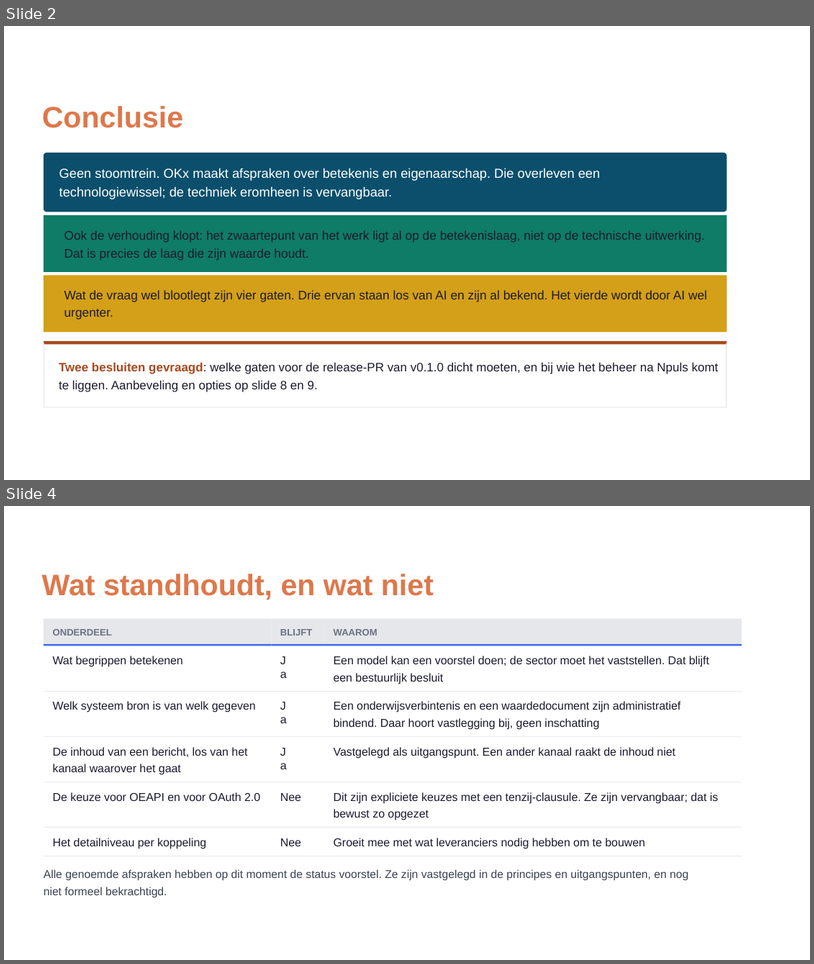
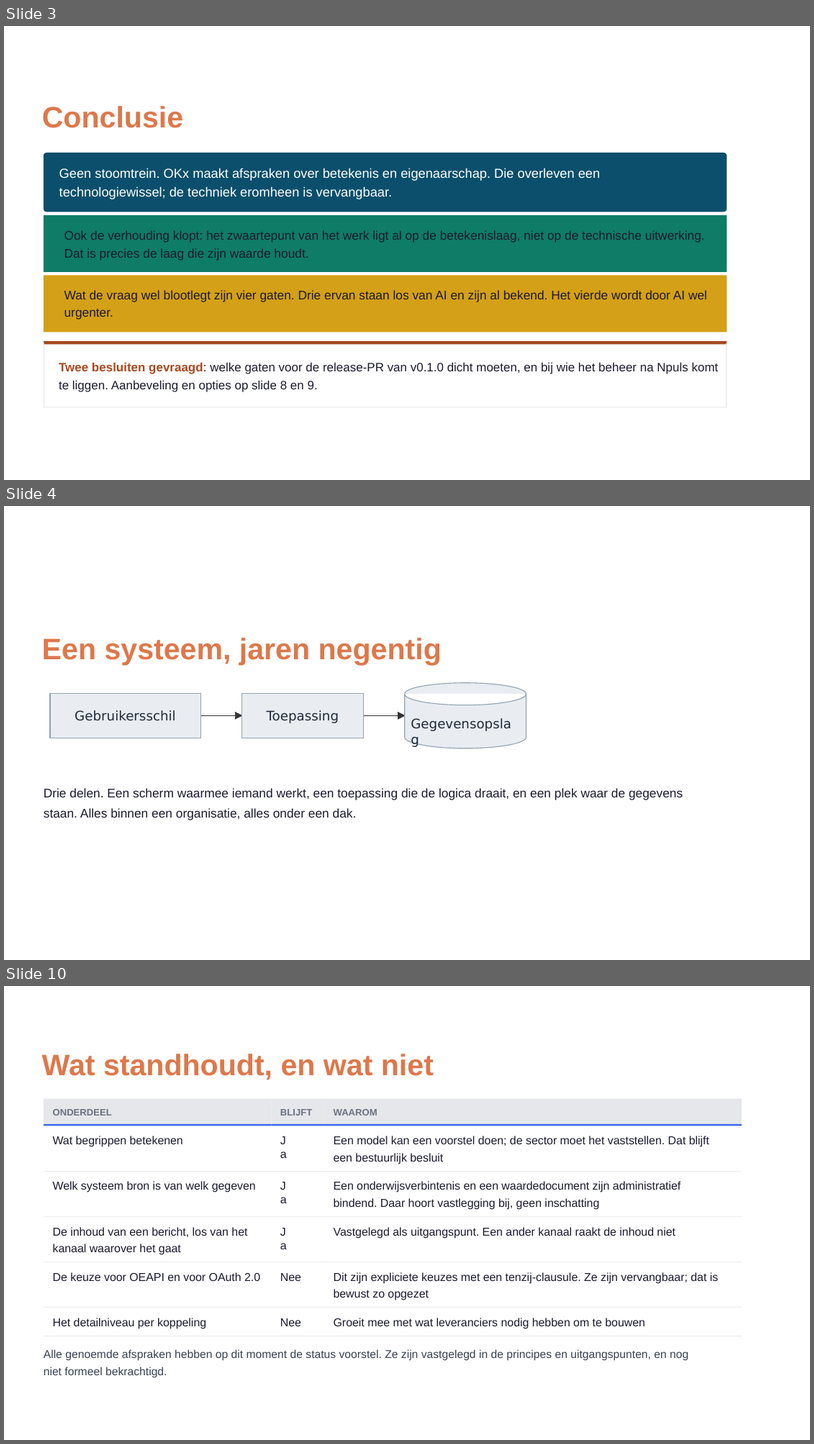
Before and after one commit to Npuls-OKx/meta, a slide deck: presentaties/export/260904_ai_houdbaarheid/260904_ai_houdbaarheid.pptx. Shown one above the other, each under a label of ours: slides 2 and 4 before the commit, slides 3, 4 and 10 after it; the slides between them are not shown. The pictures are 814x964 and 814x1444 pixels, drawn with LibreOffice and Linux fonts; fonts in the diff are those of the drawing; background and template pictures are left out. Boxes give left, top, right and bottom in pixels: in the first picture for what was removed or moved away, otherwise in the second. Text is boxed around its words. In the diff, an @@ line names an element or a change of style, - is before the commit and + after.

```diff
--- a/presentaties/export/260904_ai_houdbaarheid/260904_ai_houdbaarheid.pptx
+++ b/presentaties/export/260904_ai_houdbaarheid/260904_ai_houdbaarheid.pptx
@@ slide 4 added at (x1=4, y1=506, x2=810, y2=960), background picture (left out) @@
@@ freeform shape added at (x1=4, y1=506, x2=810, y2=960), fill #000000 @@
@@ freeform shape added at (x1=4, y1=506, x2=810, y2=960), fill #FFFFFF @@
@@ text added at (x1=42, y1=638, x2=442, y2=665), 27 pt, text #DD784B, bold @@
+Een systeem, jaren negentig
@@ freeform shape added at (x1=50, y1=693, x2=201, y2=737), fill #E9EDF2 @@
@@ freeform shape added at (x1=50, y1=693, x2=201, y2=737), outline #94A3B0 0.74 pt @@
@@ freeform shape added at (x1=242, y1=693, x2=363, y2=737), fill #E9EDF2 @@
@@ freeform shape added at (x1=242, y1=693, x2=363, y2=737), outline #94A3B0 0.74 pt @@
@@ freeform shape added at (x1=405, y1=683, x2=527, y2=749), fill #E9EDF2 @@
@@ freeform shape added at (x1=405, y1=683, x2=527, y2=749), outline #94A3B0 0.74 pt @@
@@ text added at (x1=75, y1=710, x2=175, y2=721), 12 pt, text #1F2937 @@
+Gebruikersschil
@@ freeform shape added at (x1=201, y1=716, x2=239, y2=716), outline #333333 0.74 pt @@
@@ freeform shape added at (x1=234, y1=712, x2=242, y2=720), fill #333333 @@
@@ freeform shape added at (x1=235, y1=712, x2=242, y2=718), fill #333333 @@
@@ text added at (x1=267, y1=710, x2=339, y2=723), 12 pt, text #1F2937 @@
+Toepassing
@@ freeform shape added at (x1=363, y1=716, x2=401, y2=716), outline #333333 0.74 pt @@
@@ freeform shape added at (x1=398, y1=712, x2=404, y2=718), fill #333333 @@
@@ freeform shape added at (x1=398, y1=712, x2=406, y2=720), fill #333333 @@
@@ text added at (x1=411, y1=716, x2=520, y2=732), 12 pt, text #1F2937 @@
+Gegevensopslag
@@ text added at (x1=44, y1=788, x2=683, y2=800), 11.4 pt, text #1A1A2E @@
+Drie delen. Een scherm waarmee iemand werkt, een toepassing die de logica draait, en een plek waar de gegevens
@@ text added at (x1=44, y1=808, x2=357, y2=821), 11.4 pt, text #1A1A2E @@
+staan. Alles binnen een organisatie, alles onder een dak.
@@ what was slide 2 is now slide 3 @@
@@ what was slide 4 is now slide 10 @@
```
Also in this commit, not shown: 6 other slides added, 1 slide removed, 2 other files.
